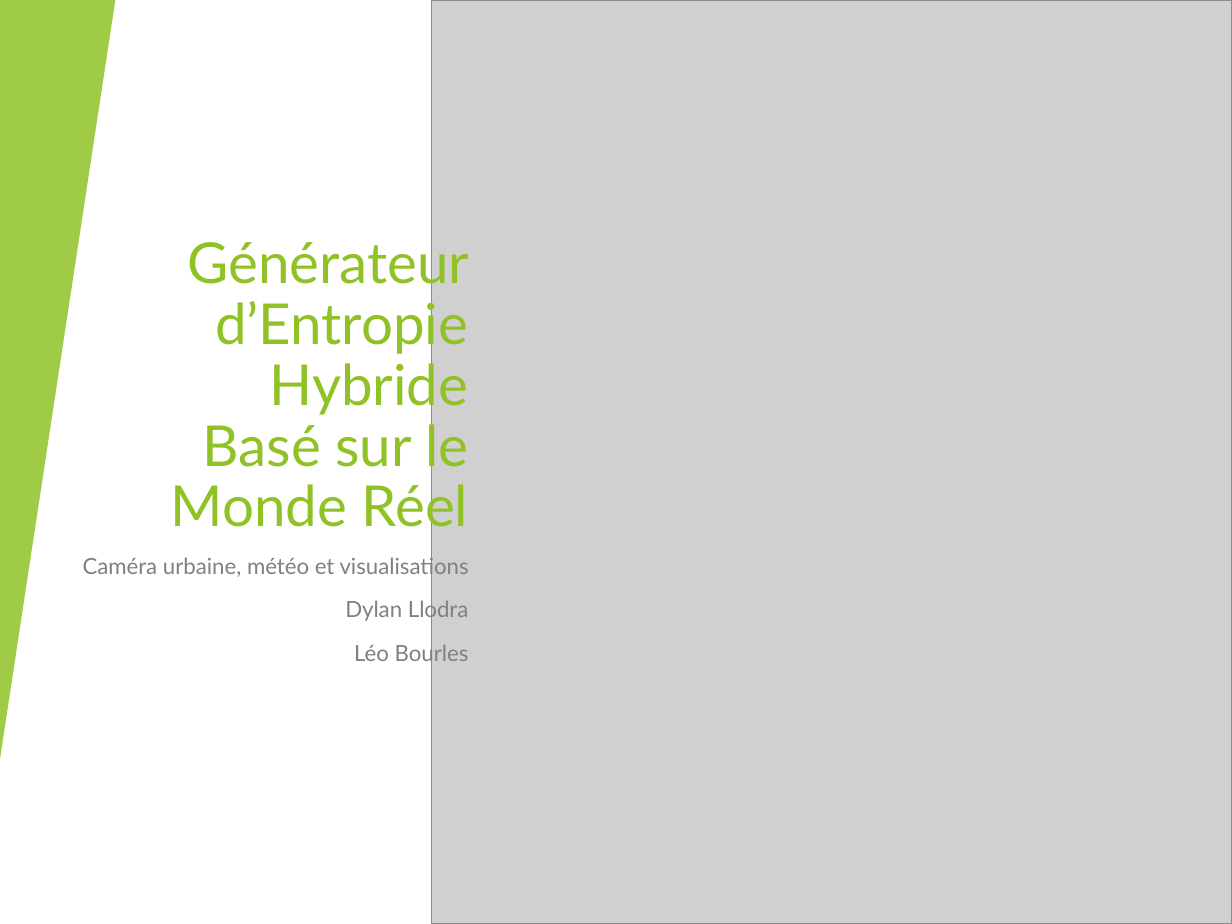
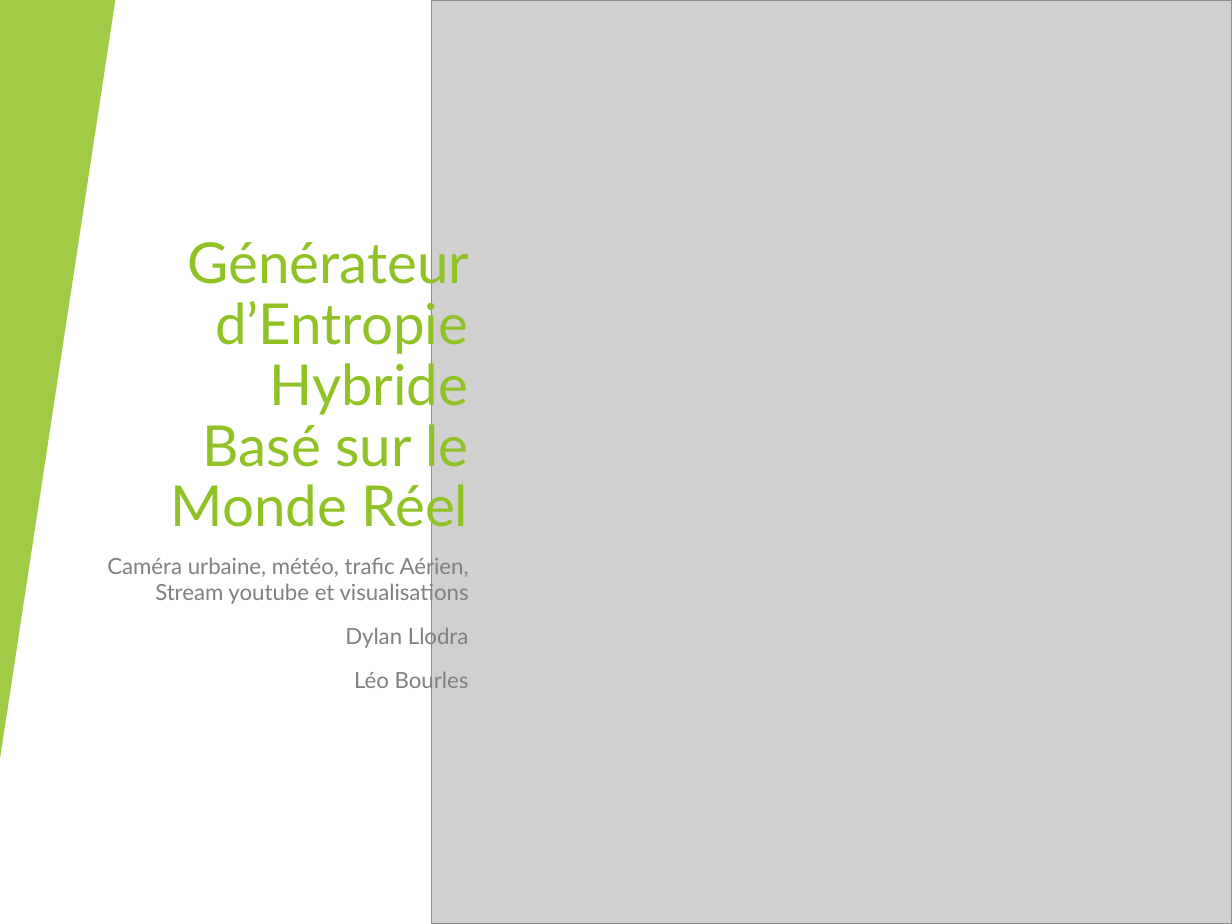
Before and after one commit to thorbeorn/EPSI-M1-Cryptographie-Chiffrement-Entropy-generator, a slide deck: slide 1 of présentation.pptx. Drawn at 1232x924 pixels with LibreOffice and Linux fonts; fonts in the diff are those of the drawing; grey boxes stand for pictures. Boxes give left, top, right and bottom in pixels: in the first picture for what was removed or moved away, otherwise in the second. Text is boxed around its words. In the diff, an @@ line names an element or a change of style, - is before the commit and + after.

Commit message:
update pptx

```diff
--- a/présentation.pptx
+++ b/présentation.pptx
@@ subtitle at (x1=107, y1=554, x2=469, y2=606): text changed @@
-Caméra urbaine, météo et visualisations
+Caméra urbaine, météo, trafic Aérien, Stream youtube et visualisations
```
Also in this commit, not shown: 1 slide added.
